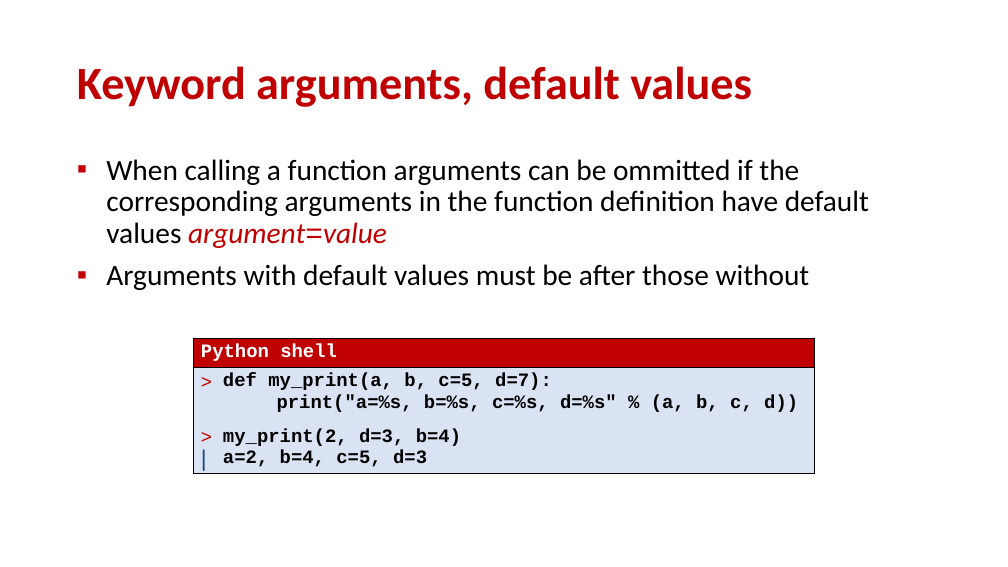
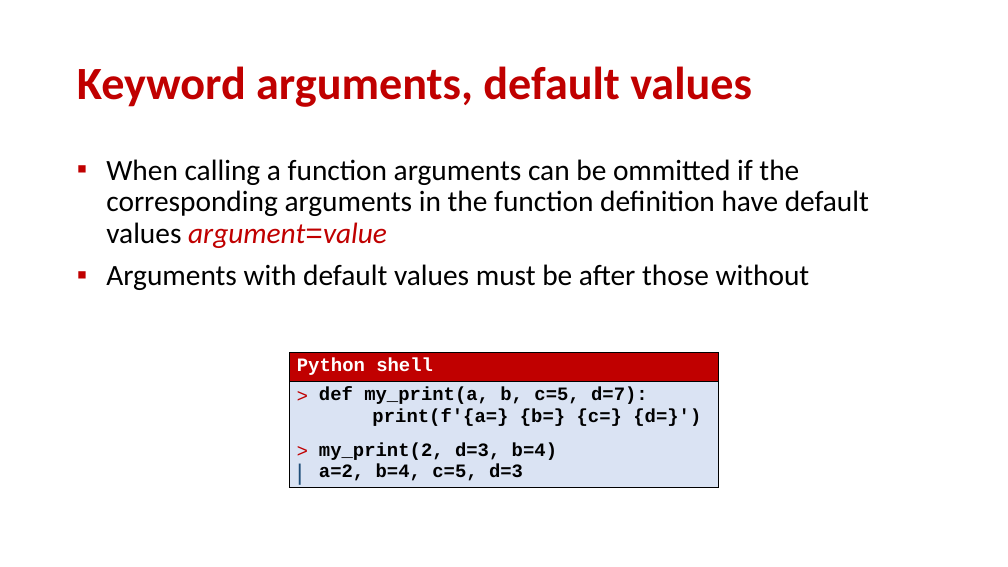
Before and after one commit to gsbrodal/gsbrodal.github.io, a slide deck: slide 16 of ipsa/slides/functions.pptx. Drawn at 1008x567 pixels with LibreOffice and Linux fonts; fonts in the diff are those of the drawing. Boxes give left, top, right and bottom in pixels: in the first picture for what was removed or moved away, otherwise in the second. Text is boxed around its words. In the diff, an @@ line names an element or a change of style, - is before the commit and + after.

```diff
--- a/ipsa/slides/functions.pptx
+++ b/ipsa/slides/functions.pptx
@@ table at (290,352,719,494) @@
@@ row 2, column 1: "def my_print(a, b, c=5, d=7): / print("a=%s, b=%s, c=%s, d=%s" % (a, b, c, d)) / my_print(2, d=3, b=4) / a=2, b=4, c=5, d=3" to "def my_print(a, b, c=5, d=7): / print(f'{a=} {b=} {c=} {d=}') / my_print(2, d=3, b=4) / a=2, b=4, c=5, d=3" @@
@@ table: place and size @@
-table at (194,339,815,480)
+table at (290,352,719,494)
```
Also in this commit, not shown: 4 other slides changed, 4 other files.
